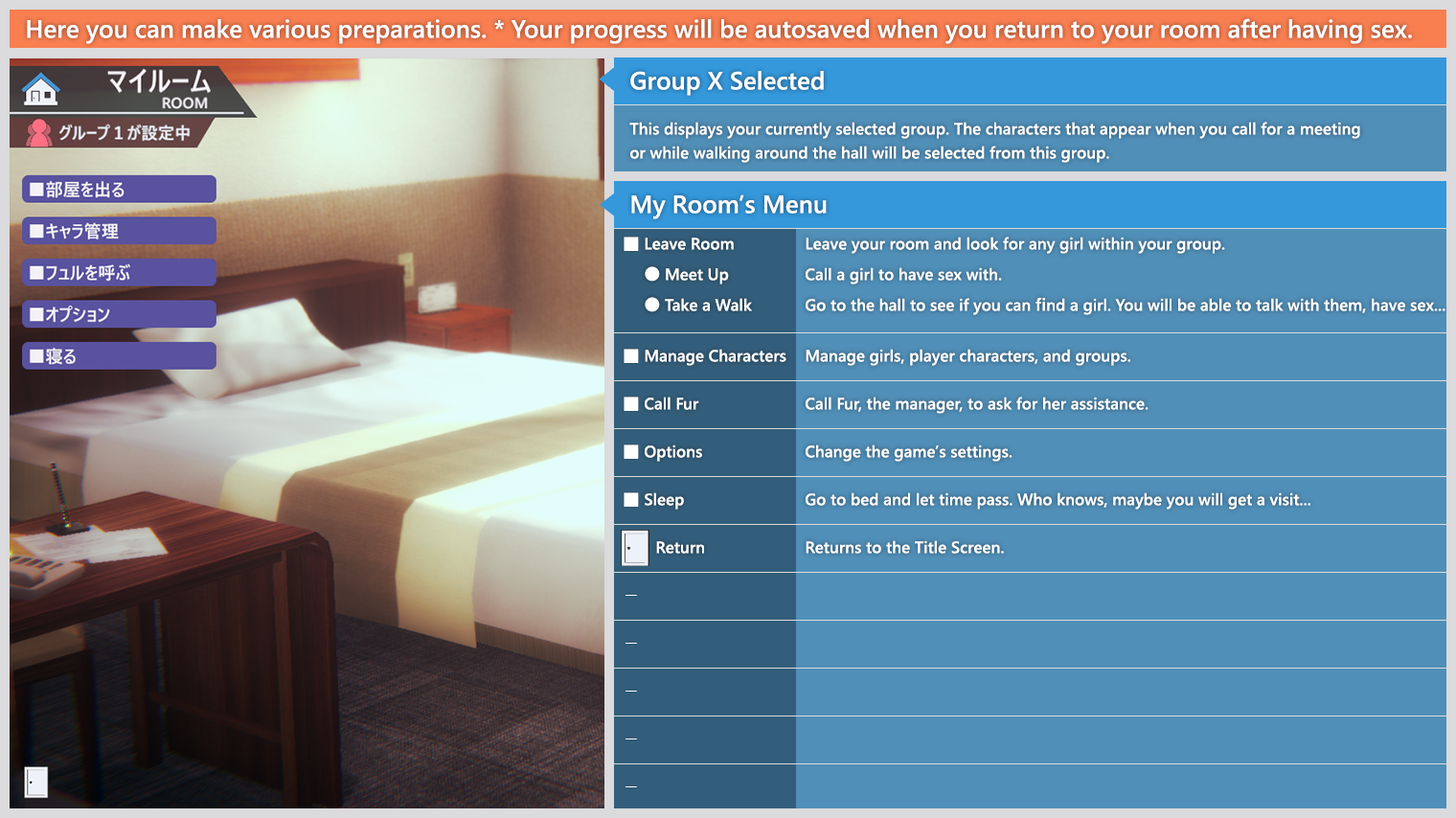
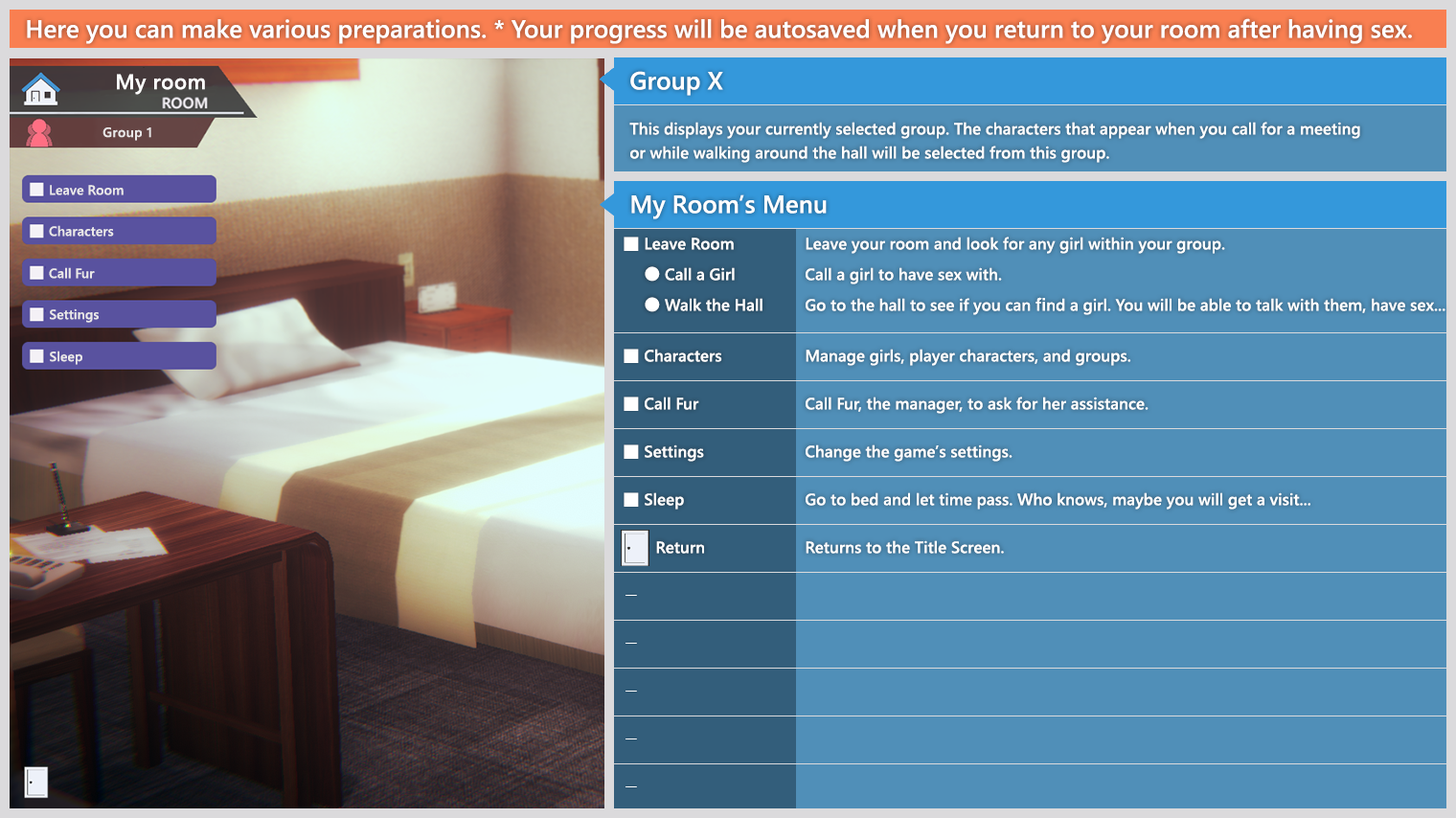
The second w=1456, h=818 image is a revision of the first. Changes to its layers:
added group "GAME SCREEN" with 16 layers in group "EDIT" over (45, 68, 217, 366)
added group "TEXT" (1st of 4, in "EDIT" › "GAME SCREEN") with 7 layers in group "GAME SCREEN" over (48, 73, 206, 366)
added layer "My room" in group "TEXT" over (116, 73, 206, 95)
added layer "Leave Room" (1st of 2, in "EDIT" › "GAME SCREEN" › "TEXT") in group "TEXT" over (49, 184, 124, 196)
added layer "Settings" (1st of 3, in "EDIT" › "GAME SCREEN" › "TEXT") in group "TEXT" over (49, 308, 99, 323)
added layer "Characters" (1st of 3, in "EDIT" › "GAME SCREEN" › "TEXT") in group "TEXT" over (48, 225, 115, 237)
added group "BKG" (1st of 4, in "EDIT" › "GAME SCREEN") with 7 layers in group "GAME SCREEN" over (45, 68, 217, 366)
added layer "My Room" in group "BKG" over (100, 68, 217, 97)
added layer "Group 1" (2nd of 2, in "EDIT" › "GAME SCREEN" › "BKG") in group "BKG" over (48, 112, 192, 149)
added layer "Leave Room" (2nd of 2, in "EDIT" › "GAME SCREEN" › "BKG") in group "BKG" over (45, 179, 126, 200)
added layer "Sleep" (2nd of 3, in "EDIT" › "GAME SCREEN" › "BKG") in group "BKG" over (45, 347, 83, 366)
added layer "Settings" (2nd of 3, in "EDIT" › "GAME SCREEN" › "BKG") in group "BKG" over (45, 303, 112, 324)
added layer "Call Fur" (2nd of 3, in "EDIT" › "GAME SCREEN" › "BKG") in group "BKG" over (45, 262, 133, 283)
added layer "Characters" (2nd of 3, in "EDIT" › "GAME SCREEN" › "BKG") in group "BKG" over (45, 221, 120, 241)
renamed "Options" to "Settings", painted on it over (644, 444, 705, 462)
renamed "Manage Characters" to "Characters", painted on it over (644, 348, 787, 366)
renamed "Leave Room ● Meet Up ● Take a Walk" to "Leave Room ● Call a Girl ● Walk the Hall", painted on it over (661, 264, 763, 313)
renamed "Group X Selected" to "Group X", painted on it over (727, 70, 824, 94)
…and 3 more changes (3 added)
